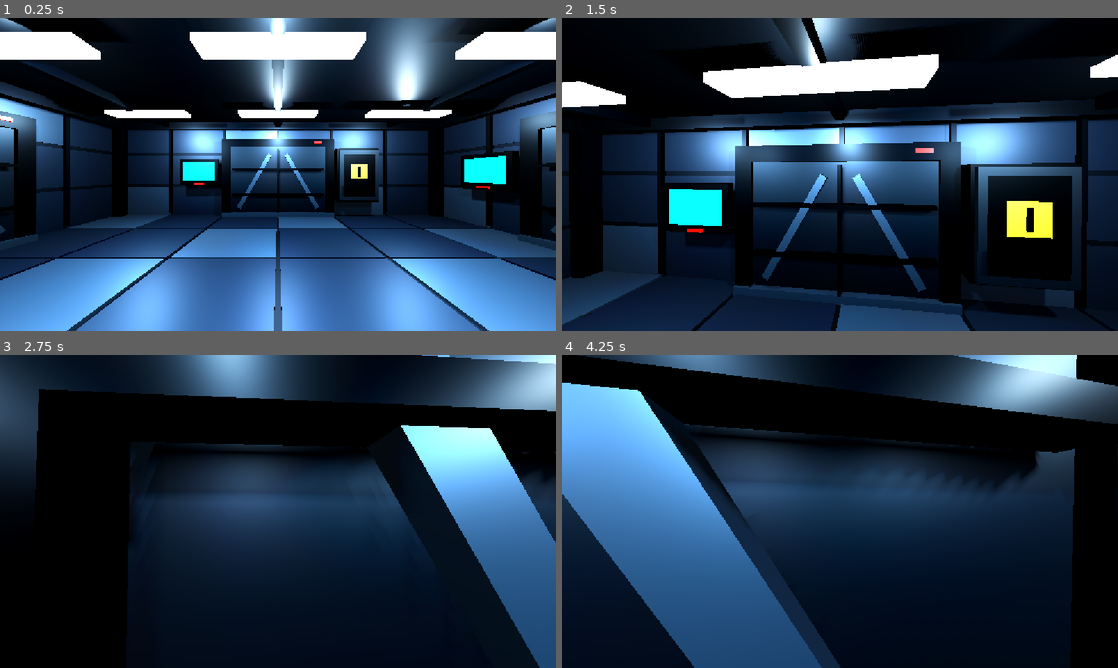
Above: before the commit, frames 1-4 (two rows, left to right).
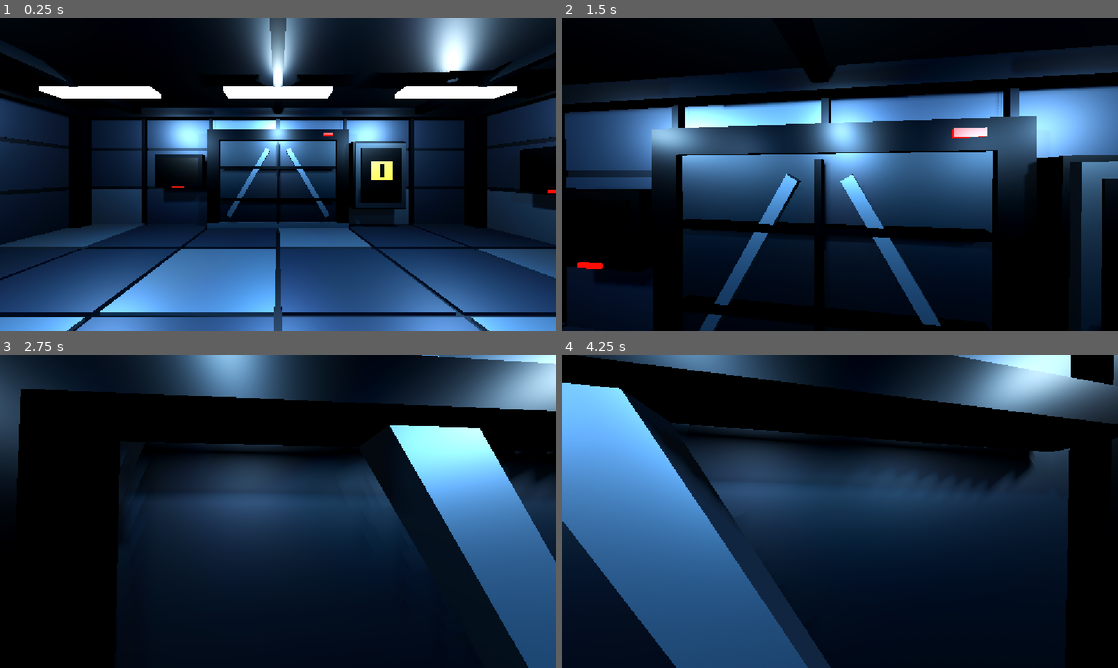
Above: after the commit, the same moments.

Repository: CrawfishChowder/GDSCHackathon
Game: Godot game, scene res://scenes/stage1/stage_1_room.tscn
The game is run twice, just before and just after one commit, with the same random seed, the same clock (stepped at 60 frames per second) and the same inputs.
Inputs (mouse positions are in pixels of both pictures, inside the frame that each line leads up to):
- Up to frame 1 (0.25 s): no input
- Up to frame 2 (1.5 s): tap Enter at 0.5 s; move the mouse to (867, 174) at 0.52 s; hold E (interact) 0.53-1.28 s; hold W (move_forward) from 0.53 s (still down); tap Space (jump) at 0.77 s; move the mouse to (812, 174) at 1.27 s; tap E (interact) at 1.35 s
- Up to frame 3 (2.75 s): keep holding W (move_forward); tap Space (jump) at 1.52 s; move the mouse to (289, 505) at 2.02 s; hold E (interact) from 2.03 s (still down)
- Up to frame 4 (4.25 s): keep holding W (move_forward); move the mouse to (834, 517) at 2.77 s; release E (interact) at 2.78 s; tap E (interact) at 2.85 s; tap Space (jump) at 3.02, 3.77 s; move the mouse to (878, 514) at 3.52 s; hold E (interact) from 3.53 s (still down)

The runs differ from the first frame. In frame 1, 68% of the frame differs, in the area x 0-100%, y 0-100%; in frame 2, 62%; in frame 3, 4.7%; in frame 4, 6.6%.

Commit message:
Update main control room, doors, and consoles

Diff:
--- /dev/null
+++ b/red-alert/scenes/stage1/components/bulkhead_screen_glow_overlay.tscn
@@ -0,0 +1,19 @@
+[gd_scene load_steps=3 format=3]
+
+[sub_resource type="StandardMaterial3D" id="Material_screen_glow"]
+resource_name = "Bulkhead access monitor cyan event glow"
+albedo_color = Color(0.012, 0.11, 0.14, 1)
+metallic = 0.08
+roughness = 0.18
+emission_enabled = true
+emission = Color(0.025, 0.58, 0.72, 1)
+emission_energy_multiplier = 2.1
+
+[sub_resource type="BoxMesh" id="Mesh_screen_glow"]
+material = SubResource("Material_screen_glow")
+size = Vector3(1.1, 0.68, 0.004)
+
+[node name="BulkheadScreenGlowOverlay" type="Node3D"]
+
+[node name="Glow" type="MeshInstance3D" parent="."]
+mesh = SubResource("Mesh_screen_glow")
--- /dev/null
+++ b/red-alert/scenes/stage1/components/console_chair.tscn
@@ -0,0 +1,100 @@
+[gd_scene load_steps=10 format=3]
+
+[ext_resource type="Script" path="res://scripts/stage1/console_chair.gd" id="1_chair"]
+
+[sub_resource type="StandardMaterial3D" id="Material_frame"]
+resource_name = "Console chair graphite frame"
+albedo_color = Color(0.035, 0.045, 0.055, 1)
+metallic = 0.9
+roughness = 0.34
+
+[sub_resource type="StandardMaterial3D" id="Material_cushion"]
+resource_name = "Console chair dark navy cushion"
+albedo_color = Color(0.035, 0.075, 0.105, 1)
+metallic = 0.18
+roughness = 0.72
+
+[sub_resource type="StandardMaterial3D" id="Material_trim"]
+resource_name = "Console chair steel trim"
+albedo_color = Color(0.28, 0.33, 0.37, 1)
+metallic = 0.88
+roughness = 0.3
+
+[sub_resource type="BoxMesh" id="Mesh_frame"]
+material = SubResource("Material_frame")
+
+[sub_resource type="BoxMesh" id="Mesh_cushion"]
+material = SubResource("Material_cushion")
+
+[sub_resource type="BoxMesh" id="Mesh_trim"]
+material = SubResource("Material_trim")
+
+[sub_resource type="CylinderMesh" id="Mesh_stem"]
+material = SubResource("Material_frame")
+top_radius = 0.105
+bottom_radius = 0.14
+height = 0.4
+
+[sub_resource type="BoxShape3D" id="Shape_chair"]
+size = Vector3(0.9, 1.7, 0.9)
+
+[node name="ConsoleChair" type="Node3D"]
+script = ExtResource("1_chair")
+
+[node name="InteractionBody" type="StaticBody3D" parent="."]
+
+[node name="CollisionShape3D" type="CollisionShape3D" parent="InteractionBody"]
+position = Vector3(0, 0.85, 0)
+shape = SubResource("Shape_chair")
+
+[node name="PedestalStem" type="MeshInstance3D" parent="."]
+position = Vector3(0, 0.24, 0)
+mesh = SubResource("Mesh_stem")
+
+[node name="BaseForward" type="MeshInstance3D" parent="."]
+position = Vector3(0, 0.065, 0)
+scale = Vector3(0.16, 0.08, 0.92)
+mesh = SubResource("Mesh_frame")
+
+[node name="BaseCross" type="MeshInstance3D" parent="."]
+position = Vector3(0, 0.065, 0)
+scale = Vector3(0.92, 0.08, 0.16)
+mesh = SubResource("Mesh_frame")
+
+[node name="SeatFrame" type="MeshInstance3D" parent="."]
+position = Vector3(0, 0.48, 0)
+scale = Vector3(0.86, 0.12, 0.76)
+mesh = SubResource("Mesh_trim")
+
+[node name="SeatCushion" type="MeshInstance3D" parent="."]
+position = Vector3(0, 0.58, -0.015)
+scale = Vector3(0.78, 0.15, 0.68)
+mesh = SubResource("Mesh_cushion")
+
+[node name="BackSupportLeft" type="MeshInstance3D" parent="."]
+position = Vector3(-0.31, 0.92, 0.31)
+scale = Vector3(0.07, 0.72, 0.07)
+mesh = SubResource("Mesh_trim")
+
+[node name="BackSupportRight" type="MeshInstance3D" parent="."]
+position = Vector3(0.31, 0.92, 0.31)
+scale = Vector3(0.07, 0.72, 0.07)
+mesh = SubResource("Mesh_trim")
+
+[node name="BackRest" type="MeshInstance3D" parent="."]
+position = Vector3(0, 1.08, 0.34)
+rotation = Vector3(-0.08, 0, 0)
+scale = Vector3(0.78, 0.74, 0.15)
+mesh = SubResource("Mesh_cushion")
+
+[node name="BackRestTrim" type="MeshInstance3D" parent="."]
+position = Vector3(0, 1.08, 0.425)
+rotation = Vector3(-0.08, 0, 0)
+scale = Vector3(0.86, 0.82, 0.055)
+mesh = SubResource("Mesh_trim")
+
+[node name="SitPoint" type="Marker3D" parent="."]
+position = Vector3(0, 0.94, -0.04)
+
+[node name="StandPoint" type="Marker3D" parent="."]
+position = Vector3(0, 0.96, 1.2)
--- a/red-alert/scenes/stage1/components/sealed_bulkhead_door.tscn
+++ b/red-alert/scenes/stage1/components/sealed_bulkhead_door.tscn
@@ -1,4 +1,6 @@
-[gd_scene load_steps=20 format=3]
+[gd_scene load_steps=21 format=3]
+
+[ext_resource type="Script" path="res://scripts/stage1/sealed_bulkhead_door.gd" id="1_door_script"]
 
 [sub_resource type="StandardMaterial3D" id="Material_door"]
 resource_name = "Bulkhead door metal"
@@ -28,13 +30,10 @@
 emission_energy_multiplier = 2.4
 
 [sub_resource type="StandardMaterial3D" id="Material_monitor_screen"]
-resource_name = "Bulkhead access monitor display"
-albedo_color = Color(0.012, 0.11, 0.14, 1)
-metallic = 0.08
-roughness = 0.18
-emission_enabled = true
-emission = Color(0.025, 0.58, 0.72, 1)
-emission_energy_multiplier = 2.1
+resource_name = "Bulkhead access monitor off glass"
+albedo_color = Color(0.002, 0.004, 0.005, 1)
+metallic = 0.12
+roughness = 0.2
 
 [sub_resource type="BoxMesh" id="Mesh_door"]
 material = SubResource("Material_door")
@@ -88,6 +87,7 @@
 size = Vector3(4, 2.8, 0.4)
 
 [node name="SealedBulkheadDoor" type="StaticBody3D"]
+script = ExtResource("1_door_script")
 
 [node name="DoorCollision" type="CollisionShape3D" parent="."]
 position = Vector3(0, 1.4, 0)
@@ -153,6 +153,9 @@
 position = Vector3(-2.8, 1.64, 0.258)
 mesh = SubResource("Mesh_monitor_screen")
 
+[node name="ScreenOverlayAnchor" type="Node3D" parent="LeftAccessMonitor"]
+position = Vector3(-2.8, 1.64, 0.281)
+
 [node name="StatusStrip" type="MeshInstance3D" parent="LeftAccessMonitor"]
 position = Vector3(-2.8, 1.19, 0.258)
 mesh = SubResource("Mesh_monitor_status")
--- a/red-alert/scenes/stage1/stage_1_room.tscn
+++ b/red-alert/scenes/stage1/stage_1_room.tscn
@@ -1,9 +1,10 @@
-[gd_scene load_steps=26 format=3 uid="uid://4qvr2hc8f2k0"]
+[gd_scene load_steps=27 format=3 uid="uid://4qvr2hc8f2k0"]
 
 [ext_resource type="PackedScene" path="res://scenes/stage1/components/industrial_room_shell.tscn" id="1_shell"]
 [ext_resource type="PackedScene" path="res://scenes/stage1/components/sealed_bulkhead_door.tscn" id="2_door"]
 [ext_resource type="PackedScene" path="res://scenes/player/first_person_player.tscn" id="3_player"]
 [ext_resource type="PackedScene" path="res://scenes/stage1/components/breaker_box.tscn" id="4_breaker"]
+[ext_resource type="PackedScene" path="res://scenes/stage1/components/console_chair.tscn" id="5_chair"]
 
 [sub_resource type="Environment" id="Environment_stage1"]
 background_mode = 1
@@ -583,10 +584,24 @@
 scale = Vector3(1.48, 0.12, 0.035)
 mesh = SubResource("Mesh_accent_navy")
 
+[node name="ConsoleChairs" type="Node3D" parent="."]
+
+[node name="LeftConsoleChair" parent="ConsoleChairs" instance=ExtResource("5_chair")]
+position = Vector3(-2.1, 0, 3.05)
+rotation = Vector3(0, 3.14159, 0)
+
+[node name="CenterConsoleChair" parent="ConsoleChairs" instance=ExtResource("5_chair")]
+position = Vector3(0, 0, 3.05)
+rotation = Vector3(0, 3.14159, 0)
+
+[node name="RightConsoleChair" parent="ConsoleChairs" instance=ExtResource("5_chair")]
+position = Vector3(2.1, 0, 3.05)
+rotation = Vector3(0, 3.14159, 0)
+
 [node name="SpawnPoints" type="Node3D" parent="." unique_id=1809252709]
 
 [node name="PlayerSpawn" type="Marker3D" parent="SpawnPoints" unique_id=1109936878]
-transform = Transform3D(1, 0, 0, 0, 1, 0, 0, 0, 1, 0, 0.96, 2.7)
+transform = Transform3D(1, 0, 0, 0, 1, 0, 0, 0, 1, 0, 0.96, 1.2)
 
 [node name="FirstPersonPlayer" parent="." unique_id=1815492691 instance=ExtResource("3_player")]
-transform = Transform3D(1, 0, 0, 0, 1, 0, 0, 0, 1, 0, 0.96, 2.7)
+transform = Transform3D(1, 0, 0, 0, 1, 0, 0, 0, 1, 0, 0.96, 1.2)
--- a/red-alert/scripts/player/first_person_controller.gd
+++ b/red-alert/scripts/player/first_person_controller.gd
@@ -17,6 +17,7 @@
 @onready var head: Node3D = $Head
 @onready var camera: Camera3D = $Head/Camera3D
 @onready var interaction_ray: RayCast3D = $Head/Camera3D/InteractionRay
+@onready var collision_shape: CollisionShape3D = $CollisionShape3D
 
 var _gravity: float = ProjectSettings.get_setting("physics/3d/default_gravity", 9.8)
 var _target_yaw: float = 0.0
@@ -28,6 +29,7 @@
 var _mouse_look_mode: int = MouseLookMode.CAPTURED
 var _last_fallback_position: Vector2 = Vector2.ZERO
 var _has_fallback_position: bool = false
+var _active_seat: Node3D
 
 enum MouseLookMode {
 	CAPTURED,
@@ -52,7 +54,10 @@
 		get_viewport().set_input_as_handled()
 		return
 	if event.is_action_pressed("interact"):
-		_try_interact()
+		if is_instance_valid(_active_seat):
+			stand_up()
+		else:
+			_try_interact()
 		get_viewport().set_input_as_handled()
 		return
 
@@ -88,6 +93,43 @@
 			interaction_target.interact(self)
 			return
 		interaction_target = interaction_target.get_parent()
+
+
+func sit_in(seat: Node3D) -> bool:
+	if is_instance_valid(_active_seat) or not seat.has_method("get_sit_transform"):
+		return false
+
+	_active_seat = seat
+	velocity = Vector3.ZERO
+	collision_shape.disabled = true
+	_apply_seat_transform(seat.get_sit_transform())
+	return true
+
+
+func stand_up() -> void:
+	if not is_instance_valid(_active_seat):
+		_active_seat = null
+		collision_shape.disabled = false
+		return
+
+	var seat := _active_seat
+	_active_seat = null
+	if seat.has_method("get_stand_transform"):
+		_apply_seat_transform(seat.get_stand_transform())
+	collision_shape.disabled = false
+	velocity = Vector3.ZERO
+	if seat.has_method("release"):
+		seat.release(self)
+
+
+func _apply_seat_transform(target_transform: Transform3D) -> void:
+	global_position = target_transform.origin
+	rotation.x = 0.0
+	rotation.y = target_transform.basis.get_euler().y
+	rotation.z = 0.0
+	head.rotation = Vector3.ZERO
+	_target_yaw = rotation.y
+	_target_pitch = 0.0
 
 
 func _apply_captured_mouse_motion(event: InputEventMouseMotion) -> void:
@@ -176,6 +218,15 @@
 
 
 func _physics_process(delta: float) -> void:
+	if _active_seat != null and not is_instance_valid(_active_seat):
+		_active_seat = null
+		collision_shape.disabled = false
+
+	if is_instance_valid(_active_seat):
+		velocity = Vector3.ZERO
+		global_position = _active_seat.get_sit_transform().origin
+		return
+
 	if not is_on_floor():
 		velocity.y -= _gravity * delta
 
--- /dev/null
+++ b/red-alert/scripts/stage1/console_chair.gd
@@ -0,0 +1,29 @@
+extends Node3D
+
+@onready var sit_point: Marker3D = $SitPoint
+@onready var stand_point: Marker3D = $StandPoint
+
+var occupant: Node3D
+
+
+func interact(interactor: Node = null) -> void:
+	if interactor == null or not interactor.has_method("sit_in"):
+		return
+	if is_instance_valid(occupant) and occupant != interactor:
+		return
+
+	if interactor.sit_in(self):
+		occupant = interactor
+
+
+func get_sit_transform() -> Transform3D:
+	return sit_point.global_transform
+
+
+func get_stand_transform() -> Transform3D:
+	return stand_point.global_transform
+
+
+func release(interactor: Node) -> void:
+	if occupant == interactor:
+		occupant = null
--- /dev/null
+++ b/red-alert/scripts/stage1/sealed_bulkhead_door.gd
@@ -0,0 +1,34 @@
+extends StaticBody3D
+
+## Optional visual placed just in front of the otherwise dark access-monitor screen.
+## Event scenes can assign this in the inspector or call set_screen_overlay() at runtime.
+@export var initial_screen_overlay: PackedScene
+
+@onready var _screen_overlay_anchor: Node3D = $LeftAccessMonitor/ScreenOverlayAnchor
+
+var _screen_overlay: Node
+
+
+func _ready() -> void:
+	if initial_screen_overlay:
+		set_screen_overlay(initial_screen_overlay)
+
+
+func set_screen_overlay(overlay_scene: PackedScene) -> Node:
+	clear_screen_overlay()
+	if overlay_scene == null:
+		return null
+
+	_screen_overlay = overlay_scene.instantiate()
+	_screen_overlay_anchor.add_child(_screen_overlay)
+	return _screen_overlay
+
+
+func clear_screen_overlay() -> void:
+	if not is_instance_valid(_screen_overlay):
+		_screen_overlay = null
+		return
+
+	_screen_overlay_anchor.remove_child(_screen_overlay)
+	_screen_overlay.queue_free()
+	_screen_overlay = null
Not shown, added: red-alert/scripts/stage1/console_chair.gd.uid
Not shown, added: red-alert/scripts/stage1/sealed_bulkhead_door.gd.uid
